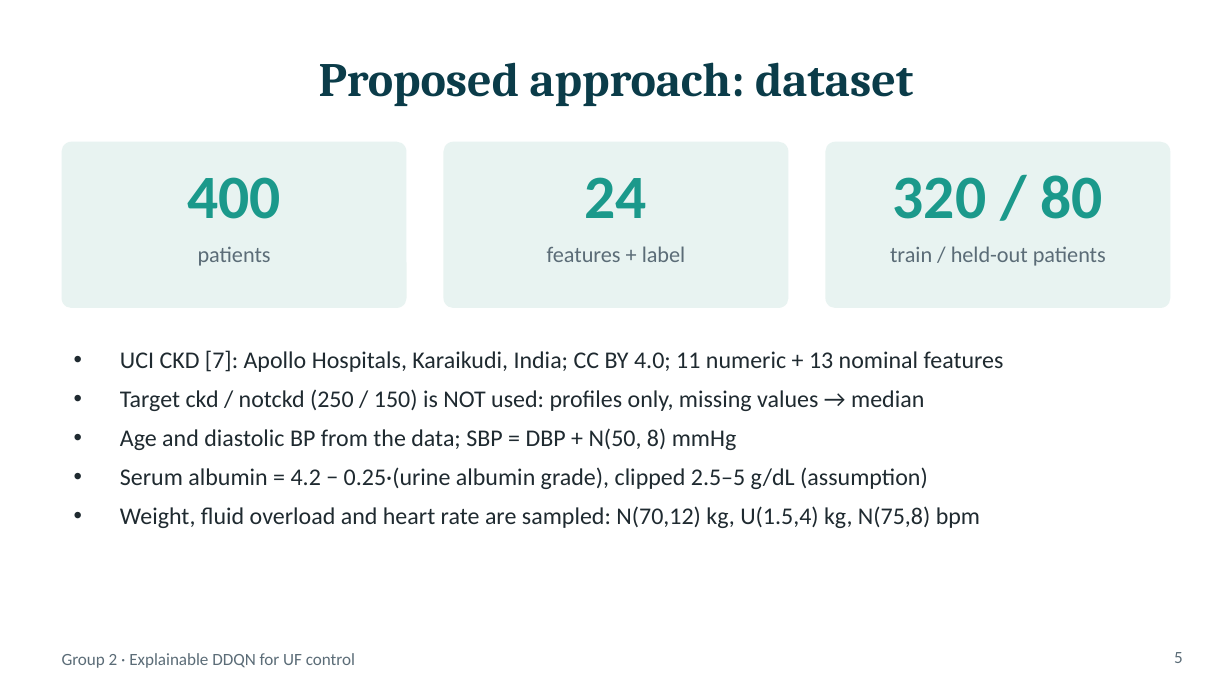
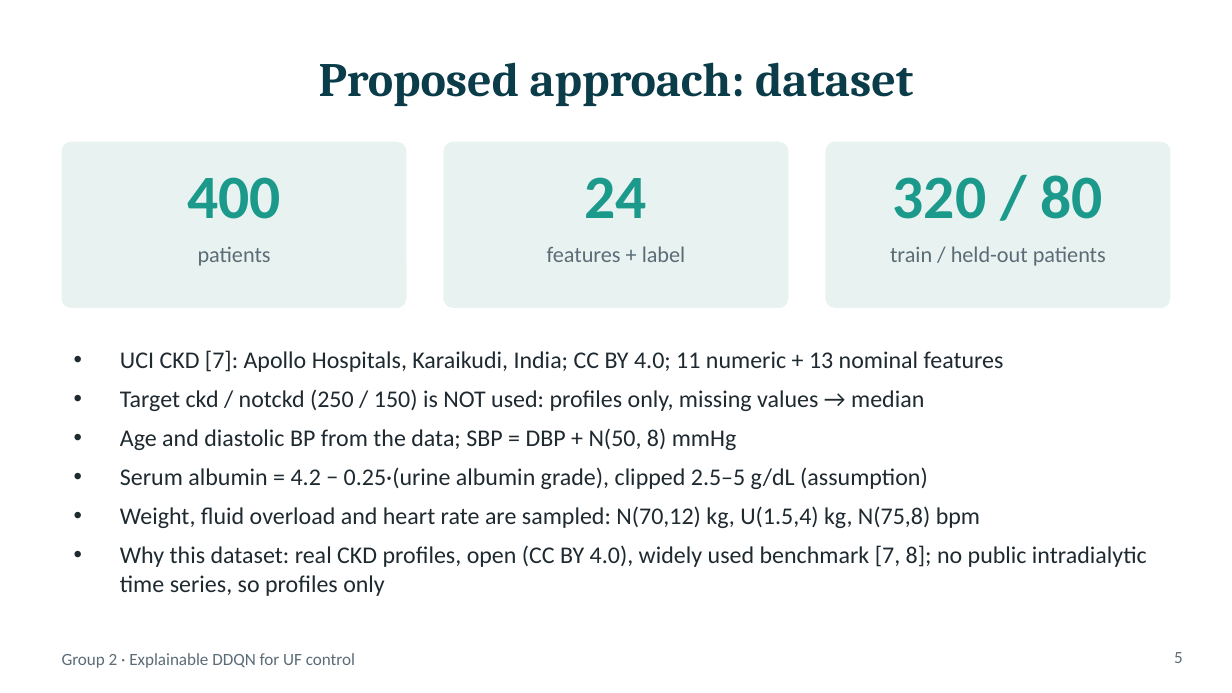
Before and after one commit to mr-h12/ckd-dialysis-ddqn-ig, a slide deck: slide 5 of slides/CKD_DDQN_IG.pptx. Drawn at 1232x693 pixels with LibreOffice and Linux fonts; fonts in the diff are those of the drawing. Boxes give left, top, right and bottom in pixels: in the first picture for what was removed or moved away, otherwise in the second. Text is boxed around its words. In the diff, an @@ line names an element or a change of style, - is before the commit and + after.

```diff
--- a/slides/CKD_DDQN_IG.pptx
+++ b/slides/CKD_DDQN_IG.pptx
@@ text at [120,545,1147,596]: paragraph added @@
+• Why this dataset: real CKD profiles, open (CC BY 4.0), widely used benchmark [7, 8]; no public intradialytic time series, so profiles only
```
Also in this commit, not shown: 3 other slides changed, 1 slide added, 2 other files.
